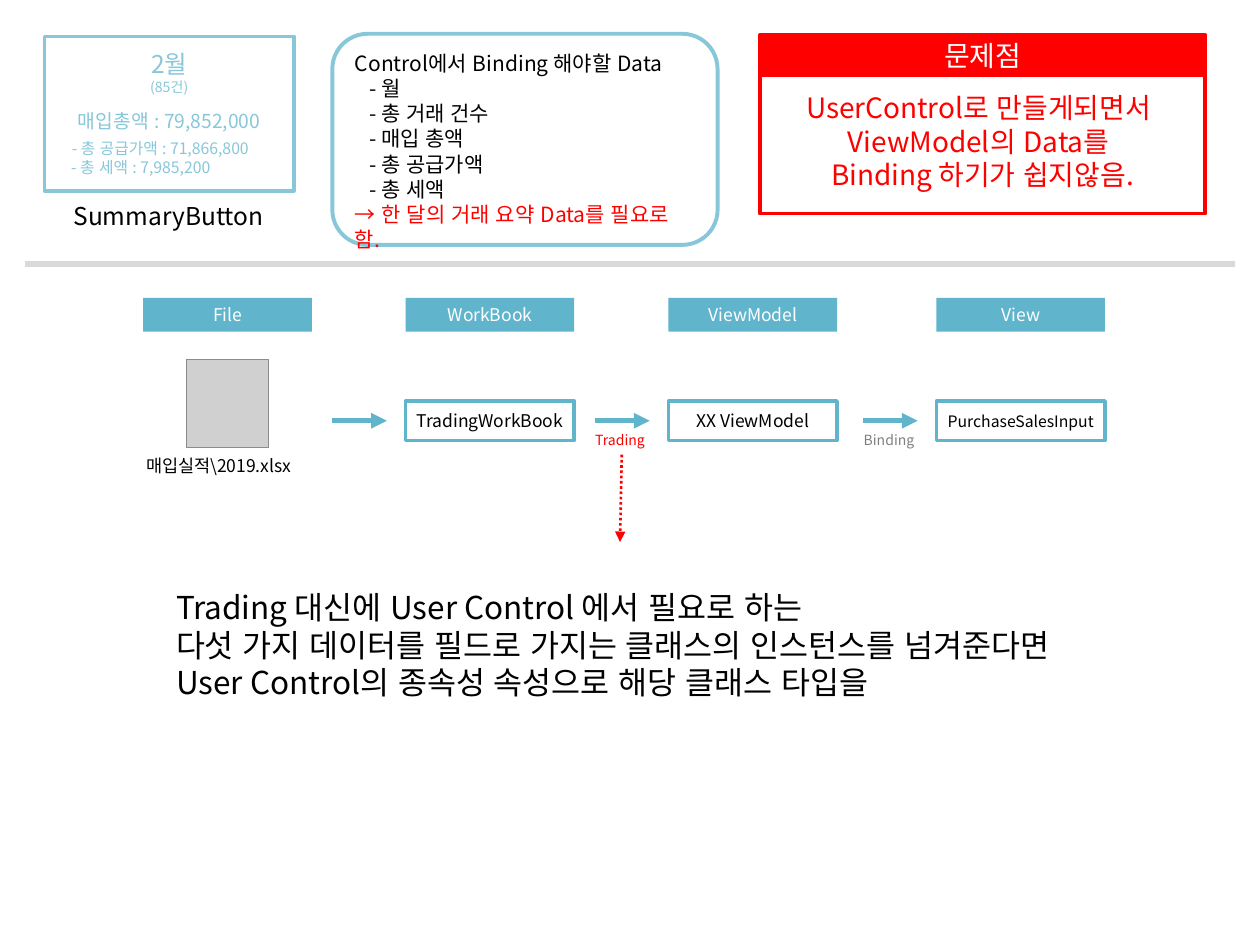
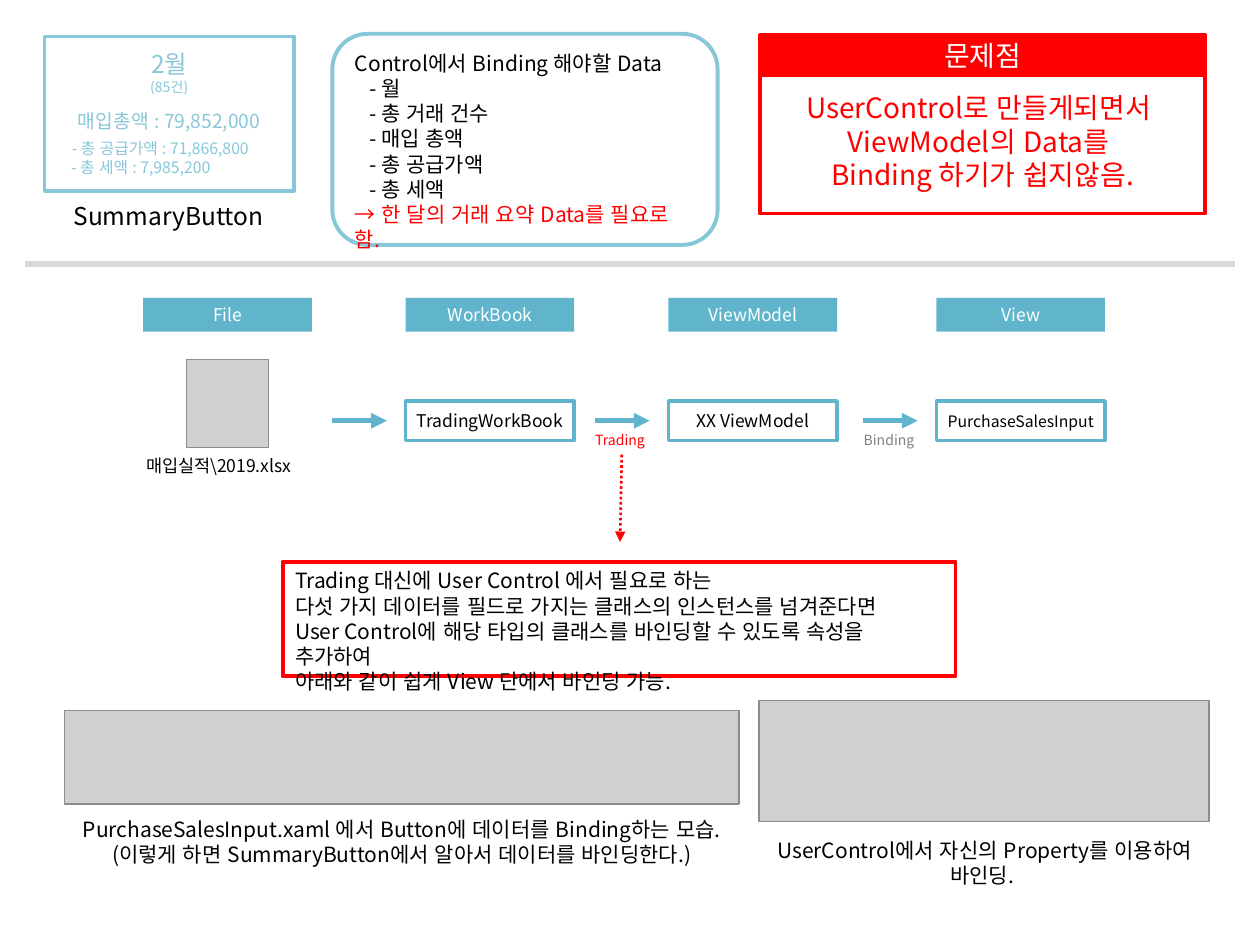
Before and after one commit to GyuCheol/konito_project, a slide deck: slide 4 of docs/매입_매출_design.pptx. Drawn at 1260x945 pixels with LibreOffice and Linux fonts; fonts in the diff are those of the drawing; grey boxes stand for pictures. Boxes give left, top, right and bottom in pixels: in the first picture for what was removed or moved away, otherwise in the second. Text is boxed around its words. In the diff, an @@ line names an element or a change of style, - is before the commit and + after.

Commit message:
PurchaseSalesInput UI 완성
●SummaryButton UI 데이터 바인딩 및 표시형식 변경
●SummaryButton Data 모델 잘못된 TotalAmount 계산방식 고침(세후 가격 표시되도록 수정)
●PurchaseSalesInput UI 완성
●SalesSummaryViewModel
-ChangeYearCommand 추가 : 연도 변경 위한 메서드
-RefreshSummaryData 코드 수정 : 올바른 데이터 반영되게끔 수정

```diff
--- a/docs/매입_매출_design.pptx
+++ b/docs/매입_매출_design.pptx
@@ rectangle "Trading 대신에 User Control 에서 ...": place and size @@
-rectangle "Trading 대신에 User Control 에서 ..." at bbox=[176, 593, 1049, 697]
+rectangle "Trading 대신에 User Control 에서 ..." at bbox=[282, 562, 955, 677]
@@ rectangle "Trading 대신에 User Control 에서 ..." at bbox=[282, 562, 955, 677]: outline none to #FF0000 2.25 pt @@
@@ text in rectangle at bbox=[295, 570, 876, 616]: size 18 to 12 pt in "Trading 대신에 User Control 에서 필요로 하는", "다섯 가지 데이터를 필드로 가지는 클래스의 인스턴스를 ..." @@
@@ text in rectangle at bbox=[295, 621, 864, 691]: text changed; size 18 to 12 pt @@
-User Control의 종속성 속성으로 해당 클래스 타입을
+User Control에 해당 타입의 클래스를 바인딩할 수 있도록 속성을 추가하여
+아래와 같이 쉽게 View 단에서 바인딩 가능.
@@ picture added at bbox=[64, 711, 738, 804] @@
@@ picture added at bbox=[759, 701, 1208, 822] @@
@@ text added at bbox=[83, 819, 721, 867], 12 pt, text #000000 @@
+PurchaseSalesInput.xaml 에서 Button에 데이터를 Binding하는 모습.
+(이렇게 하면 SummaryButton에서 알아서 데이터를 바인딩한다.)
@@ text added at bbox=[777, 840, 1192, 885], 12 pt, text #000000 @@
+UserControl에서 자신의 Property를 이용하여
+바인딩.
```
Also in this commit, not shown: 5 other files.
